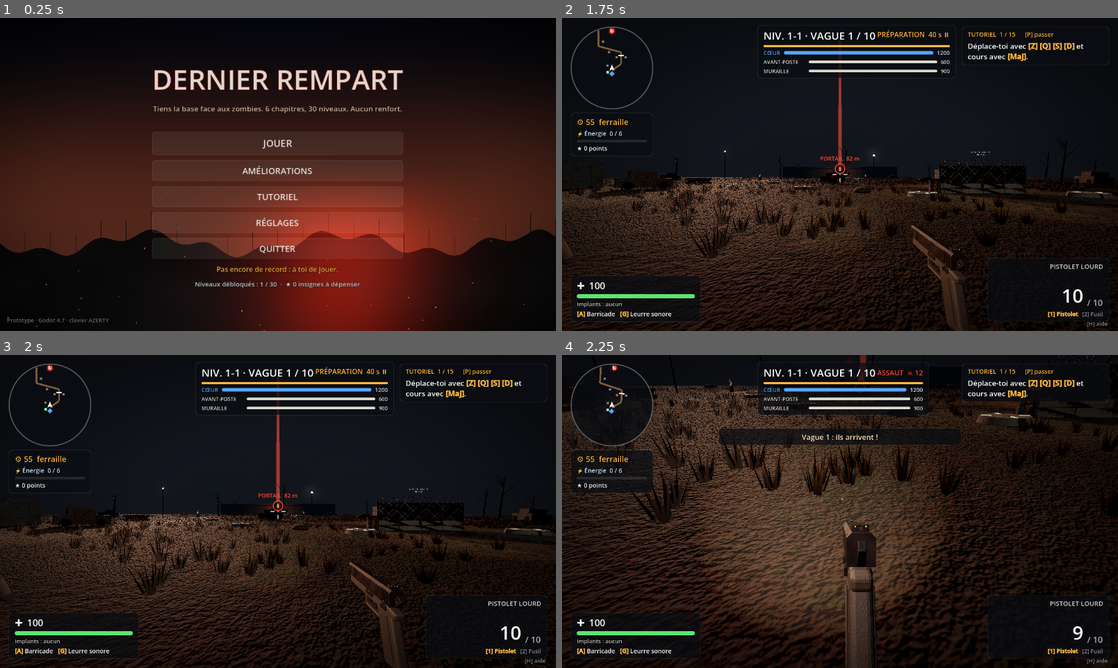
Above: before the commit, frames 1-4 (two rows, left to right).
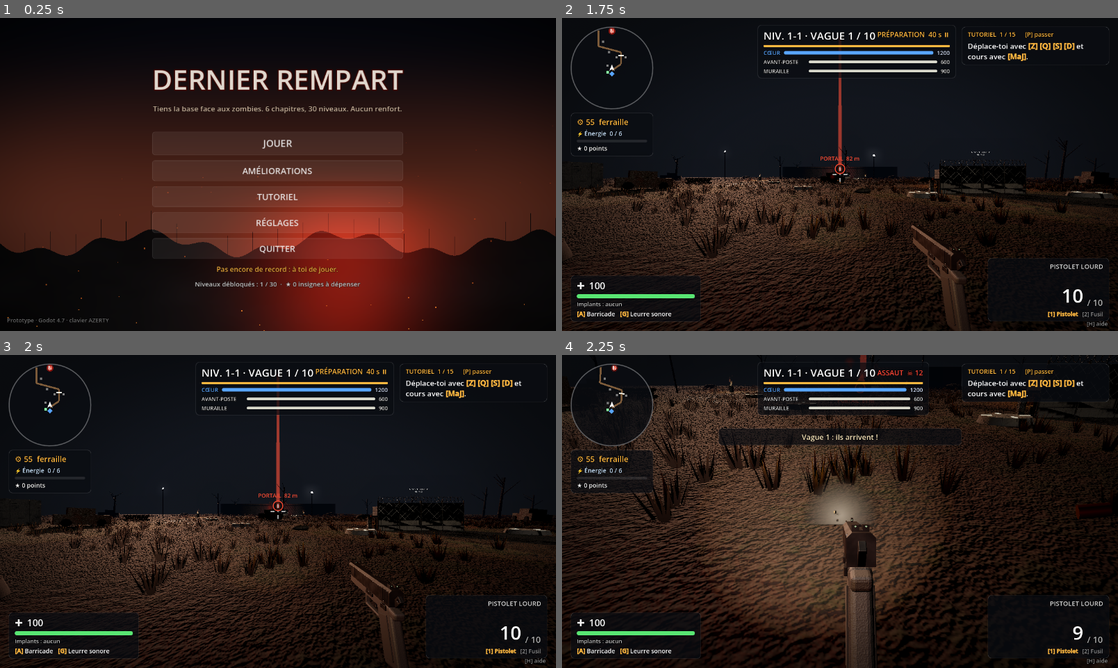
Above: after the commit, the same moments.

Repository: BillyBombardieri/dernier-rampart
Game: Godot game, scene res://scenes/menu.tscn
The game is run twice, just before and just after one commit, with the same random seed, the same clock (stepped at 60 frames per second) and the same inputs.
Inputs (mouse positions are in pixels of both pictures, inside the frame that each line leads up to):
- Up to frame 1 (0.25 s): no input
- Up to frame 2 (1.75 s): click "JOUER" at 0.5 s; click "1" at 1.25 s
- Up to frame 3 (2 s): no input
- Up to frame 4 (2.25 s): tap Enter (skip_phase) at 2 s; move the mouse to (867, 511) at 2.02 s; hold Z (move_forward) from 2.03 s (still down); hold Right mouse button (aim) from 2.03 s (still down); click (867, 511) at 2.17 s

Frames 1-3 are identical in both runs. In frame 4, 2.7% of the frame differs, in the area x 0-100%, y 0-100%.

Commit message:
Tir plus réaliste : douilles, trous de balle, poussière d'impact, brume de sang
- Les armes éjectent des douilles en laiton qui tournent, rebondissent et
  restent couchées au sol quelques secondes (40 au plus).
- Une balle qui touche le décor laisse un trou (décalque généré en code,
  60 au plus, effacé après 30 s) et soulève une poussière de la couleur
  du sol qui prend la lumière de la scène.
- Une balle qui touche un zombie soulève une brève brume de sang sombre.

Co-Authored-By: Claude Opus 5.5 (1M context) <noreply@anthropic.com>
Claude-Session: https://claude.ai/code/session_016nAkCaDQCMxLDEbpeDYDLf

Diff:
--- /dev/null
+++ b/scripts/casing.gd
@@ -0,0 +1,72 @@
+class_name Casing
+extends MeshInstance3D
+## Douille éjectée par l'arme : elle tourne en l'air, rebondit une ou deux fois sur le sol,
+## reste couchée quelques secondes puis disparaît. Au plus MAX douilles à la fois.
+
+const MAX := 40
+const LIFE := 12.0
+const GRAVITY := 9.8
+
+static var _mat: StandardMaterial3D
+static var _mesh: CylinderMesh
+
+var velocity := Vector3.ZERO
+var _spin := Vector3.ZERO
+var _bounces := 0
+var _rest := false
+var _age := 0.0
+
+
+static func eject(parent: Node, pos: Vector3, vel: Vector3, rifle: bool) -> void:
+	var old := parent.get_tree().get_nodes_in_group("casings")
+	if old.size() >= MAX:
+		old[0].queue_free()
+	var c := Casing.new()
+	c.add_to_group("casings")
+	c.mesh = _get_mesh()
+	c.cast_shadow = GeometryInstance3D.SHADOW_CASTING_SETTING_OFF
+	c.scale = Vector3(1.0, 1.6, 1.0) if rifle else Vector3.ONE
+	c.velocity = vel
+	c._spin = Vector3(randf_range(-25, 25), randf_range(-8, 8), randf_range(-25, 25))
+	parent.add_child(c)
+	c.global_position = pos
+	c.rotation = Vector3(randf() * TAU, randf() * TAU, randf() * TAU)
+
+
+static func _get_mesh() -> CylinderMesh:
+	if _mesh == null:
+		_mat = StandardMaterial3D.new()
+		_mat.albedo_color = Color(0.78, 0.6, 0.3)
+		_mat.metallic = 0.9
+		_mat.roughness = 0.32
+		_mesh = CylinderMesh.new()
+		_mesh.top_radius = 0.0055
+		_mesh.bottom_radius = 0.0058
+		_mesh.height = 0.019
+		_mesh.radial_segments = 8
+		_mesh.rings = 1
+		_mesh.material = _mat
+	return _mesh
+
+
+func _physics_process(delta: float) -> void:
+	_age += delta
+	if _age > LIFE:
+		queue_free()
+		return
+	if _rest:
+		return
+	velocity.y -= GRAVITY * delta
+	global_position += velocity * delta
+	rotation += _spin * delta
+	if global_position.y <= 0.02 and velocity.y < 0.0:
+		global_position.y = 0.02
+		_bounces += 1
+		if _bounces >= 3 or absf(velocity.y) < 0.6:
+			# Couchée sur le flanc.
+			_rest = true
+			rotation = Vector3(PI * 0.5, randf() * TAU, 0.0)
+			global_position.y = 0.006 * scale.y
+			return
+		velocity = Vector3(velocity.x * 0.45, -velocity.y * 0.32, velocity.z * 0.45)
+		_spin *= 0.5
--- a/scripts/fx.gd
+++ b/scripts/fx.gd
@@ -270,7 +270,8 @@
 
 
 ## Nuage de fumée ou de poussière qui se dissipe (explosion, zombie qui sort de terre).
-static func puff(parent: Node, pos: Vector3, color: Color, amount := 16, radius := 1.0, lifetime := 1.6) -> void:
+## "lit" : la fumée prend la lumière de la scène (sinon elle brille d'elle-même dans la nuit).
+static func puff(parent: Node, pos: Vector3, color: Color, amount := 16, radius := 1.0, lifetime := 1.6, lit := false) -> void:
 	var p := CPUParticles3D.new()
 	p.one_shot = true
 	p.explosiveness = 0.9
@@ -290,7 +291,8 @@
 	var q := QuadMesh.new()
 	q.size = Vector2(1, 1)
 	var m := StandardMaterial3D.new()
-	m.shading_mode = BaseMaterial3D.SHADING_MODE_UNSHADED
+	if not lit:
+		m.shading_mode = BaseMaterial3D.SHADING_MODE_UNSHADED
 	m.billboard_mode = BaseMaterial3D.BILLBOARD_PARTICLES
 	m.transparency = BaseMaterial3D.TRANSPARENCY_ALPHA
 	m.vertex_color_use_as_albedo = true
@@ -305,3 +307,82 @@
 	p.global_position = pos
 	p.emitting = true
 	parent.get_tree().create_timer(lifetime + 0.3).timeout.connect(p.queue_free)
+
+
+# ---------------------------------------------------------------- impacts de balles
+
+const MAX_HOLES := 60
+static var _hole_tex: ImageTexture
+static var _hole_orm: ImageTexture
+static var _holes: Array[Decal] = []
+
+
+## Impact d'une balle sur le décor : petit nuage de poussière qui retombe, éclats, et un trou
+## (décalque) qui reste sur la surface un moment.
+static func bullet_impact(parent: Node, pos: Vector3, normal: Vector3, dust: Color) -> void:
+	var n := normal if normal.length() > 0.1 else Vector3.UP
+	burst(parent, pos, n, dust.darkened(0.3), 6, 3.0, 0.03)
+	puff(parent, pos + n * 0.1, Color(dust.r, dust.g, dust.b, 0.55), 5, 0.22, 1.3, true)
+	bullet_hole(parent, pos, n)
+
+
+static func bullet_hole(parent: Node, pos: Vector3, normal: Vector3) -> void:
+	_holes.assign(_holes.filter(func(d): return is_instance_valid(d)))
+	if _holes.size() >= MAX_HOLES:
+		_holes.pop_front().queue_free()
+	var d := Decal.new()
+	d.texture_albedo = _hole_texture()
+	# Le trou est mat : sans ça, les reflets du sol mouillé ou de la boue le cachent.
+	d.texture_orm = _hole_orm
+	d.size = Vector3(0.26, 0.24, 0.26) * randf_range(0.85, 1.2)
+	d.upper_fade = 0.2
+	d.lower_fade = 0.2
+	d.distance_fade_enabled = true
+	d.distance_fade_begin = 25.0
+	d.distance_fade_length = 10.0
+	var y := normal.normalized()
+	var ref := Vector3.FORWARD if absf(y.dot(Vector3.FORWARD)) < 0.9 else Vector3.RIGHT
+	var x := y.cross(ref).normalized()
+	d.basis = Basis(x, y, x.cross(y)).rotated(y, randf() * TAU)
+	parent.add_child(d)
+	d.global_position = pos
+	_holes.append(d)
+	# Le trou s'efface au bout d'une demi-minute.
+	var t := d.create_tween()
+	t.tween_interval(30.0)
+	t.tween_property(d, "modulate:a", 0.0, 4.0)
+	t.tween_callback(d.queue_free)
+
+
+## Trou noir aux bords irréguliers, entouré d'une auréole de poudre et d'éclats, généré une fois.
+static func _hole_texture() -> ImageTexture:
+	if _hole_tex == null:
+		var size := 64
+		var img := Image.create(size, size, false, Image.FORMAT_RGBA8)
+		var noise := FastNoiseLite.new()
+		noise.seed = 31
+		noise.frequency = 0.18
+		for yy in size:
+			for xx in size:
+				var v := Vector2(xx - size * 0.5 + 0.5, yy - size * 0.5 + 0.5) / (size * 0.5)
+				var r := v.length() + noise.get_noise_2d(xx, yy) * 0.12
+				var c := Color(0, 0, 0, 0)
+				# Éclats en étoile autour du trou : l'auréole est plus marquée dans certaines directions.
+				var streak := 0.75 + 0.25 * sin(atan2(v.y, v.x) * 7.0 + noise.get_noise_2d(xx * 0.3, yy * 0.3) * 4.0)
+				if r < 0.2:
+					c = Color(0.02, 0.018, 0.015, 1.0)
+				elif r < 0.95 * streak:
+					var k := (r - 0.2) / (0.95 * streak - 0.2)
+					c = Color(0.07, 0.06, 0.05, pow(1.0 - k, 1.6) * 0.9)
+				img.set_pixel(xx, yy, c)
+		# Même forme pour l'ORM : occlusion forte et rugosité maximale dans le trou.
+		var orm := Image.create(size, size, false, Image.FORMAT_RGBA8)
+		for yy in size:
+			for xx in size:
+				var a := img.get_pixel(xx, yy).a
+				orm.set_pixel(xx, yy, Color(0.3, 1.0, 0.0, a))
+		img.generate_mipmaps()
+		orm.generate_mipmaps()
+		_hole_tex = ImageTexture.create_from_image(img)
+		_hole_orm = ImageTexture.create_from_image(orm)
+	return _hole_tex
--- a/scripts/player.gd
+++ b/scripts/player.gd
@@ -461,7 +461,7 @@
 			exclude.append(z.get_rid())
 			hits += 1
 		else:
-			Fx.burst(Game.main, end_point, hit["normal"], Color(0.4, 0.36, 0.3), 8, 3.0, 0.04)
+			Fx.bullet_impact(Game.main, end_point, hit["normal"], _dust_color(end_point))
 			Fx.burst(Game.main, end_point, hit["normal"], Color(1.0, 0.8, 0.4), 3, 6.0, 0.02)
 			break
 	Fx.tracer(Game.main, muzzle, end_point, _tracer_color(ammo_type))
@@ -470,12 +470,31 @@
 	_muzzle_flash.visible = true
 	_muzzle_flash.rotation.z = randf() * TAU
 	get_tree().create_timer(0.04).timeout.connect(func(): _muzzle_flash.visible = false)
+	_eject_casing(muzzle)
 	_action_kick = 1.0
 	_trigger_pull = 1.0
 	_apply_recoil(w)
 	if ammo[weapon] <= 0:
 		_start_reload()
 	Game.changed.emit()
+
+
+## La douille part sur la droite et un peu vers le haut, depuis la fenêtre d'éjection.
+func _eject_casing(muzzle: Vector3) -> void:
+	var b := _camera.global_transform.basis
+	var right := b.x
+	var port := muzzle + b.z * (0.22 if weapon == "rifle" else 0.12) + right * 0.03
+	var vel := right * randf_range(2.2, 3.2) + b.y * randf_range(1.2, 2.0) + b.z * randf_range(0.0, 0.6)
+	Casing.eject(Game.main, port, vel + velocity, weapon == "rifle")
+
+
+## Couleur de la poussière soulevée par une balle, selon ce qui est touché.
+func _dust_color(at: Vector3) -> Color:
+	if at.y < 0.08:
+		# Le sol de la carte : la couleur du sol du chapitre, un peu éclaircie.
+		var tint: Color = Game.main.level["ground"]["tint"]
+		return Color(0.42, 0.37, 0.31).lerp(tint * Color(0.5, 0.45, 0.4), 0.4)
+	return Color(0.5, 0.48, 0.45)
 
 
 func _tracer_color(ammo_type: String) -> Color:
--- a/scripts/zombie.gd
+++ b/scripts/zombie.gd
@@ -361,6 +361,9 @@
 		# Combo : un tir sur un zombie chargé libère une onde électrique autour de lui.
 		amount += _surcharge()
 	Fx.burst(Game.main, where, hit_normal, Color(0.35, 0.02, 0.02), 10 if from_player else 4, 3.5, 0.05)
+	if from_player:
+		# Brume de sang sombre qui retombe vite.
+		Fx.puff(Game.main, where, Color(0.28, 0.02, 0.02, 0.5), 5, 0.22, 0.6, true)
 	if from_player:
 		Sfx.play_at(Game.main, "hit_flesh", where, -2.0, 0.15)
 	_hit_kick = minf(1.0, _hit_kick + amount / max_hp * 3.0 + 0.2)
Not shown, added: scripts/casing.gd.uid
Not shown, changed: README.md
